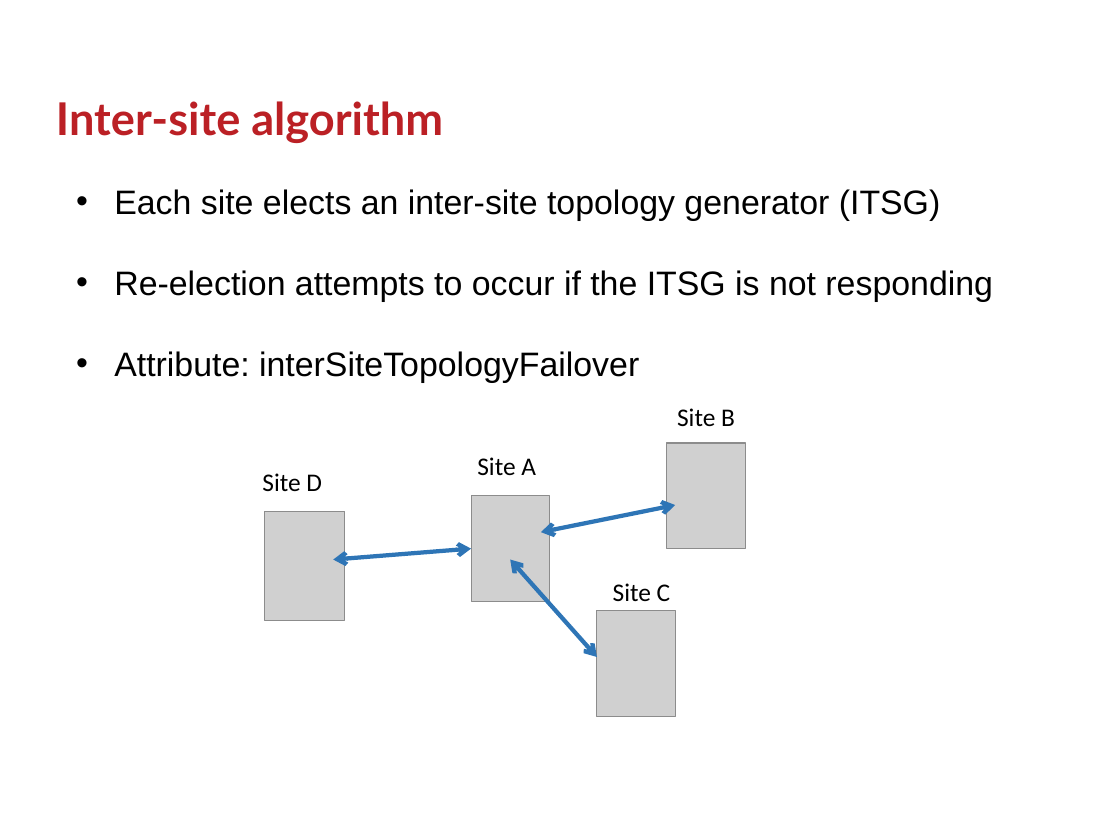
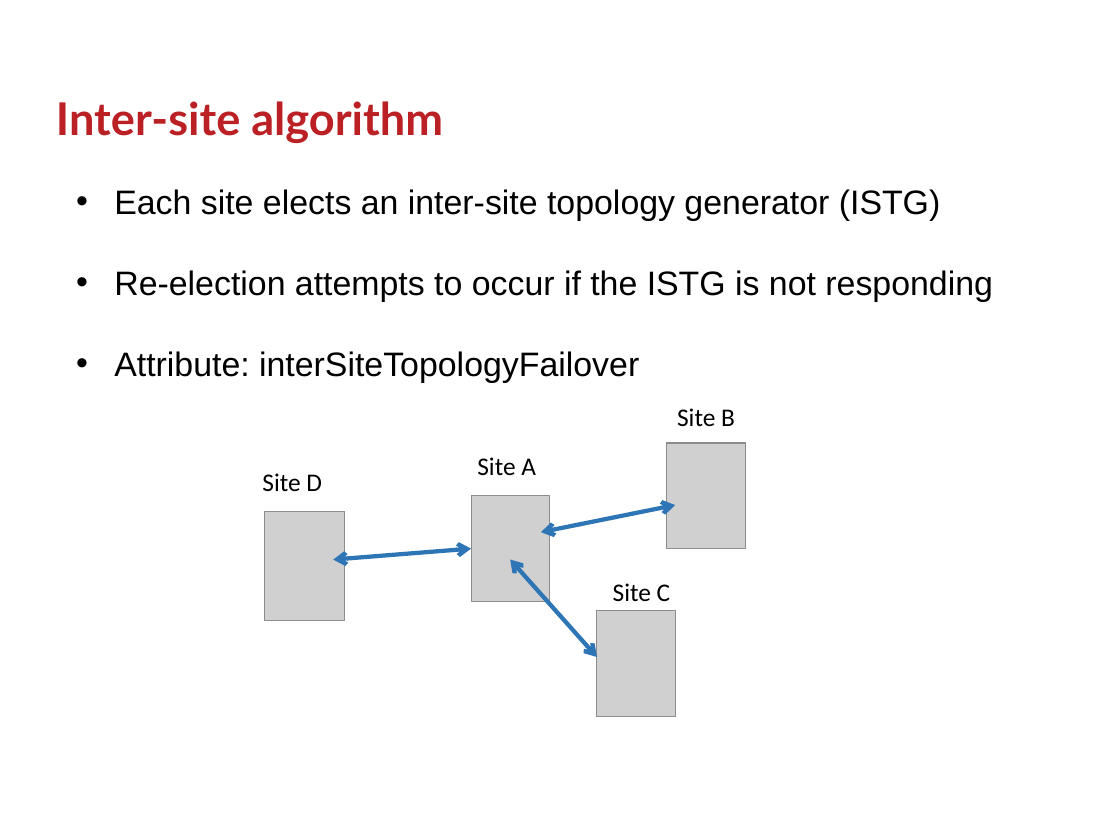
Before and after one commit to GSam/Slides, a slide deck: slide 16 of Samba KCC.pptx. Drawn at 1120x840 pixels with LibreOffice and Linux fonts; fonts in the diff are those of the drawing; grey boxes stand for pictures; background and template pictures are left out. Boxes give left, top, right and bottom in pixels: in the first picture for what was removed or moved away, otherwise in the second. Text is boxed around its words. In the diff, an @@ line names an element or a change of style, - is before the commit and + after.

```diff
--- a/Samba KCC.pptx
+++ b/Samba KCC.pptx
@@ text at bbox=[114, 189, 993, 302]: text changed @@
-• Each site elects an inter-site topology generator (ITSG)
-• Re-election attempts to occur if the ITSG is not responding
+• Each site elects an inter-site topology generator (ISTG)
+• Re-election attempts to occur if the ISTG is not responding
```
Also in this commit, not shown: 13 other slides changed, 11 slides added, 7 slides removed, 1 other file.
